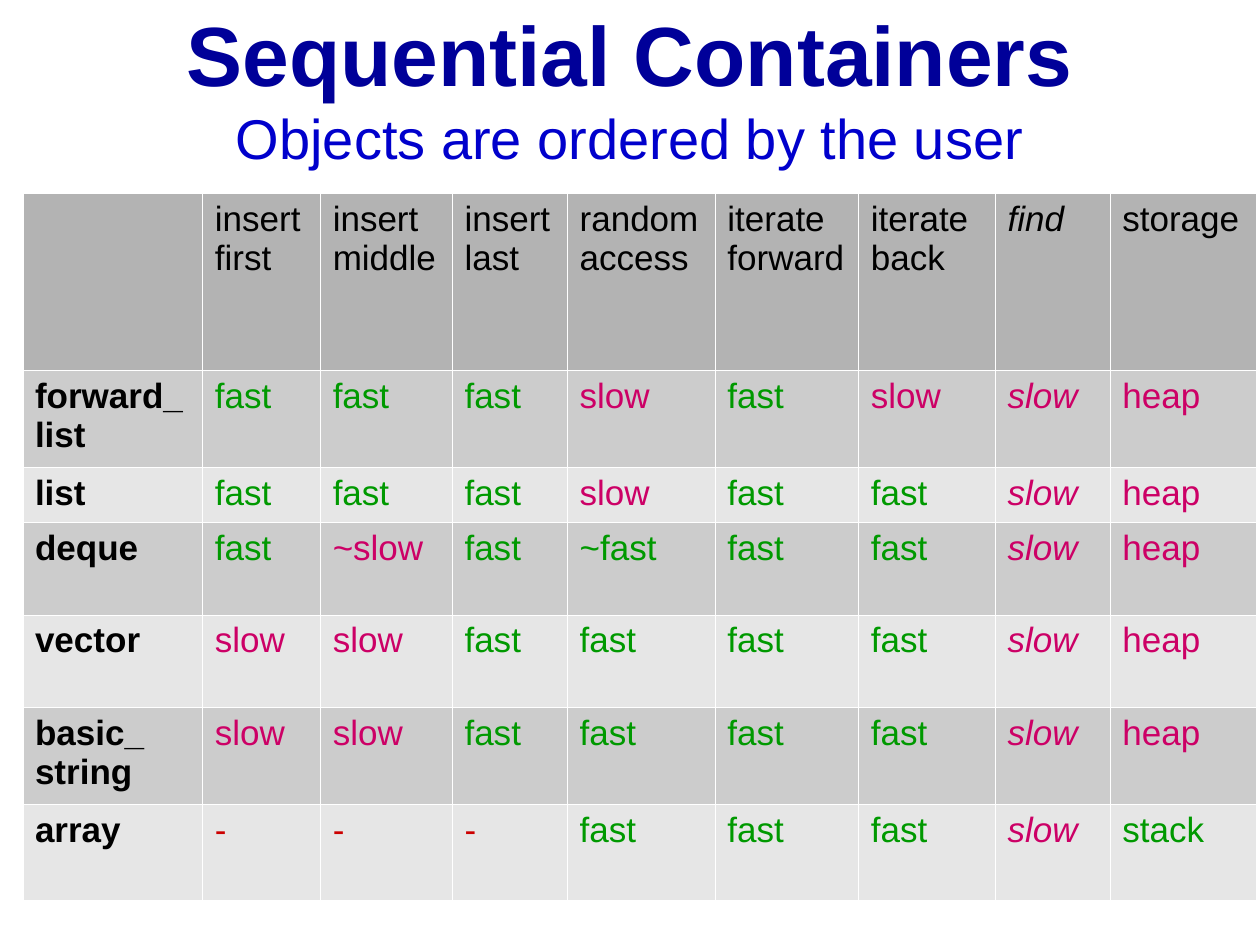
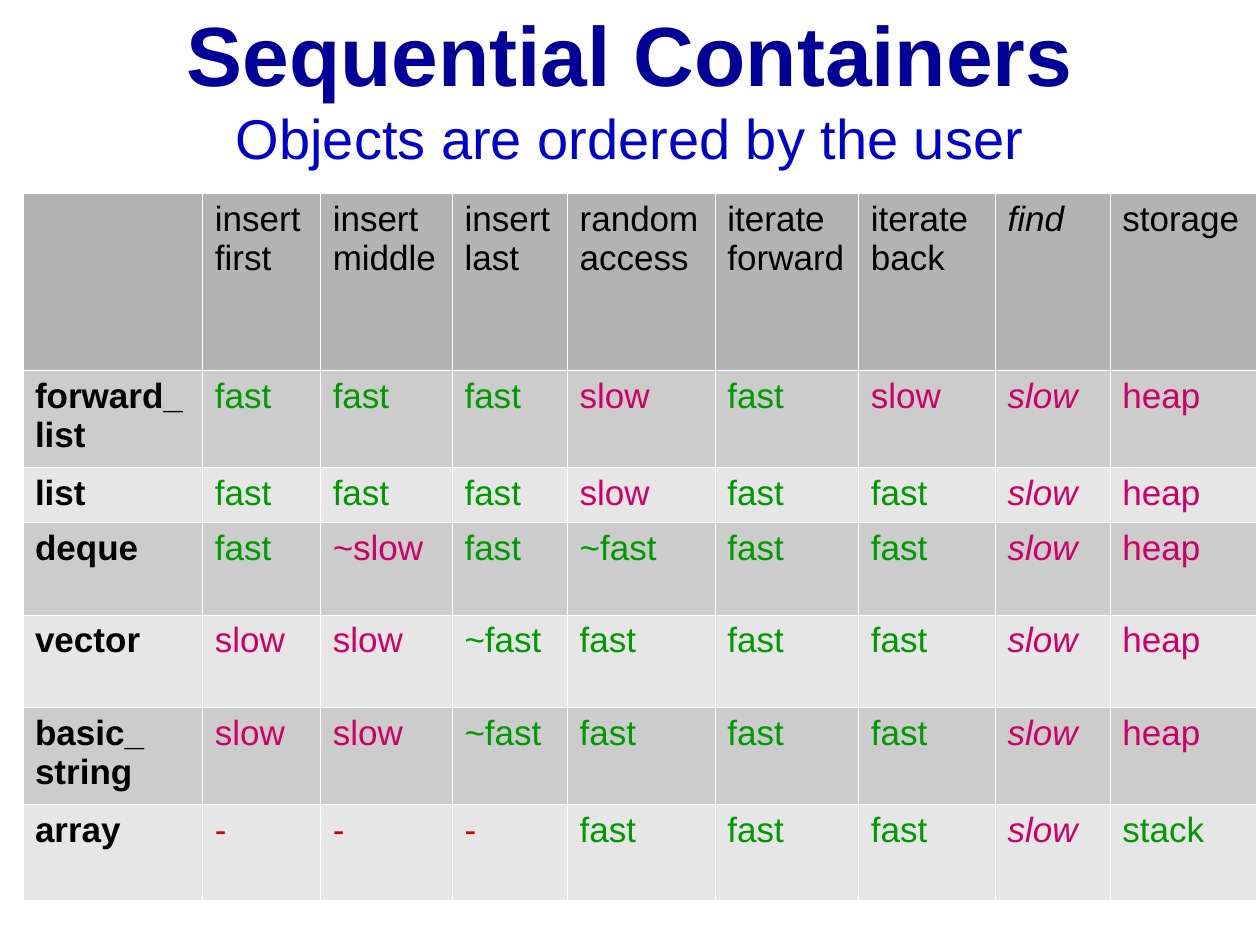
Before and after one commit to cpp-at-ariel/cpp-5780, a slide deck: slide 5 of 10-stl-containers/slides-containers.odp. Drawn at 1260x945 pixels with LibreOffice and Linux fonts; fonts in the diff are those of the drawing. Boxes give left, top, right and bottom in pixels: in the first picture for what was removed or moved away, otherwise in the second. Text is boxed around its words. In the diff, an @@ line names an element or a change of style, - is before the commit and + after.

```diff
--- a/10-stl-containers/slides-containers.odp
+++ b/10-stl-containers/slides-containers.odp
@@ table at (x1=23, y1=194, x2=1257, y2=900) @@
-row 5, column 4: fast
+row 5, column 4: ~fast
-row 6, column 4: fast
+row 6, column 4: ~fast
```
Also in this commit, not shown: 1 other slide changed, 7 other files.
